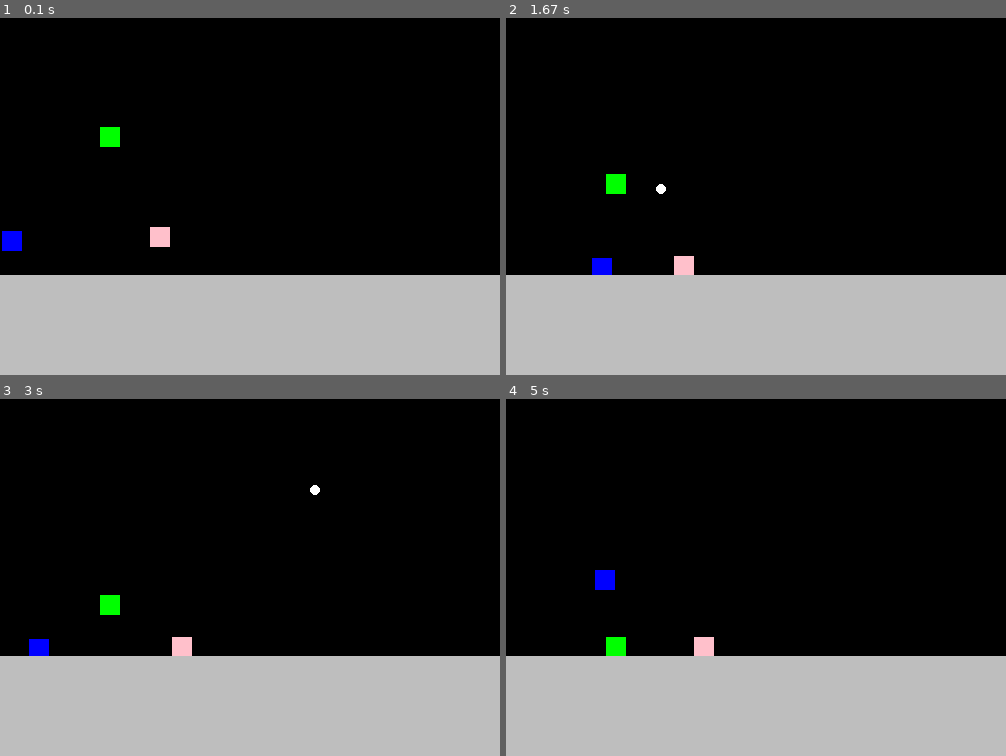
Above: before the commit, frames 1-4 (two rows, left to right).
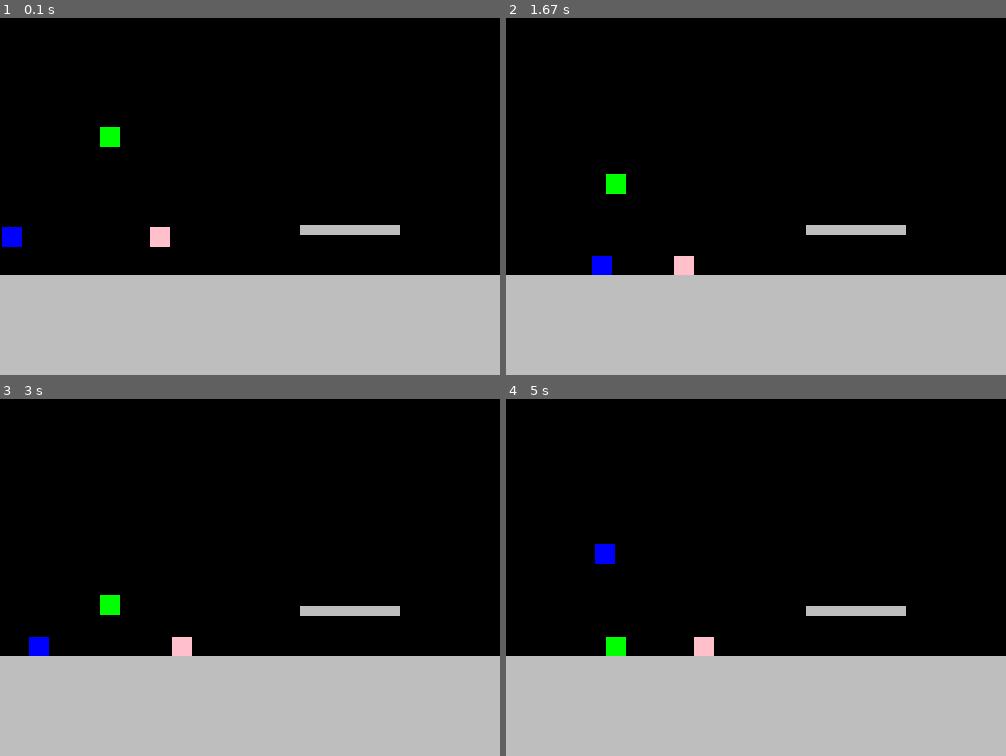
Above: after the commit, the same moments.

Repository: kmspofizre/pygame_project
Game: pygame game, started from main.py
The game is run twice, just before and just after one commit, with the same random seed, the same clock (stepped at 60 frames per second) and the same inputs.
Inputs (mouse positions are in pixels of both pictures, inside the frame that each line leads up to):
- Up to frame 1 (0.1 s): no input
- Up to frame 2 (1.67 s): click (756, 125) at 0.38 s; hold Right 0.67-1.13 s; hold Right 1.17-1.63 s
- Up to frame 3 (3 s): hold Left 1.67-2.2 s; hold Left 2.23-2.63 s; hold Right from 2.67 s (still down)
- Up to frame 4 (5 s): release Right at 3.3 s; hold Left 3.33-3.8 s; hold Right 3.83-4.3 s; tap Space at 3.9, 4.2, 4.4, 4.7, 4.9 s; hold Right 4.33-4.8 s; hold Left from 4.83 s (still down)

The runs differ from the first frame. In frame 1, 0.6% of the frame differs, in the area x 0-80%, y 57-66%; in frame 2, 0.6%; in frame 3, 0.6%; in frame 4, 1.0%, in the area x 17-80%, y 40-61%.

Commit message:
пули теперь не проходят сквозь платформы и вроде пофиксил стаканье прыжков и "зацепы". в main теперь должен быть список платформ

Diff:
--- a/characters.py
+++ b/characters.py
@@ -46,15 +46,16 @@
         self.rising_timer = 0
 
     def update(self, *args):
-        if pygame.sprite.spritecollideany(self, platforms):  # если находится на земле, то может прыгать
-            self.moving = True                               # self.moving - флаг нахождения на платформе
-            self.jumping = False
+        if pygame.sprite.spritecollideany(self, platforms) and self.check_ground():
+            self.rising_timer = 0
+            self.moving = True                               # если находится на земле, то может прыгать
+            self.jumping = False                             # self.moving - флаг нахождения на платформе
             self.rising = False
         else:
             self.moving = False
         if not self.moving:                                  # если не на земле
             if not self.rising:                              # если не взлетает
-                self.rect = self.rect.move(0, 3)             # падает
+                self.rect = self.rect.move(0, 1)             # падает
                 self.moving = False                          # анимация падения (или продолжение анимации прыжка)
             else:   # анимация взлета (ну или просто прыжка, если взлета нет)
                 self.rect = self.rect.move(0, -5)            # взлетает до тех пор, пока self.rising_timer не ноль
@@ -114,16 +115,22 @@
     def shoot(self, target):
         Shuriken(self.rect.x, self.rect.y, target[0], target[1], shurikens)
 
+    def check_ground(self):
+        for elem in platforms_sp:
+            if pygame.sprite.spritecollideany(elem, main_character_gr) and elem.rect.top == self.rect.bottom - 1:
+                return True
+        return False
+
 
 class Platform(pygame.sprite.Sprite):
 
     # тестовое окружение
 
-    def __init__(self):
+    def __init__(self, x, y, width, height):
         super().__init__(platforms)
-        self.image = pygame.Surface((500, 100), pygame.SRCALPHA, 32)
-        pygame.draw.rect(self.image, pygame.Color('grey'), (0, 0, 500, 100))
-        self.rect = pygame.Rect(0, 400, 500, 200)
+        self.image = pygame.Surface((width, height), pygame.SRCALPHA, 32)
+        pygame.draw.rect(self.image, pygame.Color('grey'), (0, 0, width, height))
+        self.rect = pygame.Rect(x, y, width, height)
 
 
 class Enemy(pygame.sprite.Sprite):
@@ -212,6 +219,8 @@
         if pygame.sprite.spritecollideany(self, main_character_gr):
             main_character.get_damage()
             self.kill()
+        if pygame.sprite.spritecollideany(self, platforms):
+            self.kill()
 
 
 class Shuriken(Bullet):
@@ -229,6 +238,8 @@
         if pygame.sprite.spritecollideany(self, enemies):
             for elem in enemies_sp:
                 elem.is_getting_shot()  # поиск противника, в которого попали
+            self.kill()
+        if pygame.sprite.spritecollideany(self, platforms):
             self.kill()
 
 
@@ -287,8 +298,10 @@
 
 
 main_character = MainCharacter()
-pl = Platform()  # вместо нее должна быть поверхность игрового мира
+pl = Platform(0, 400, 500, 200)  # вместо нее должна быть поверхность игрового мира
+pl1 = Platform(300, 350, 100, 10)
 ar = Archer(100, 250)
 we = GroundEnemy(150, 350, 40)
 enemies_sp = [we, ar]  # список врагов
 archers = [ar]  # список стрелков
+platforms_sp = [pl, pl1]
--- a/main.py
+++ b/main.py
@@ -18,11 +18,13 @@
 pygame.time.set_timer(SHOOTING_EVENT, 3000)
 main_character = characters.main_character
 pl = characters.pl
+pl1 = characters.pl1
 ar = characters.ar
 archers = characters.archers  # список стрелков
 we = characters.we
 running = True
-enemies_sp = [we, ar]  # список врагов
+enemies_sp = characters.enemies_sp  # список врагов
+platforms_sp = characters.platforms_sp
 
 if __name__ == '__main__':
     screen.fill(pygame.Color('black'))
